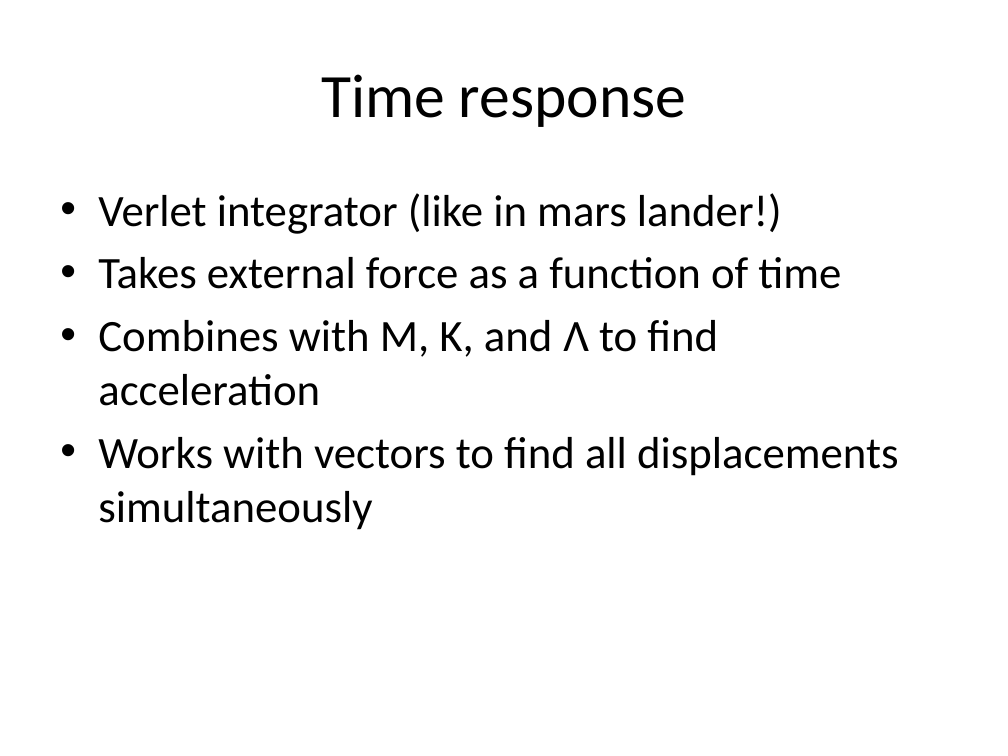
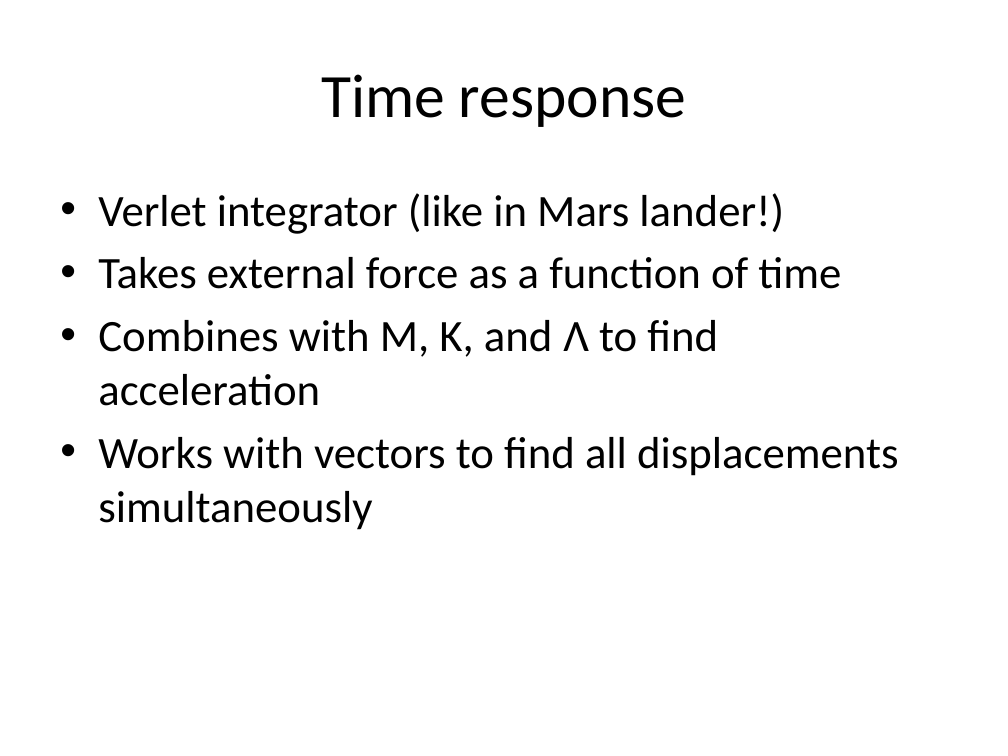
Before and after one commit to eric-wieser/cued-icw, a slide deck: slide 5 of powerpoint.pptx. Drawn at 1008x756 pixels with LibreOffice and Linux fonts; fonts in the diff are those of the drawing. Boxes give left, top, right and bottom in pixels: in the first picture for what was removed or moved away, otherwise in the second. Text is boxed around its words. In the diff, an @@ line names an element or a change of style, - is before the commit and + after.

```diff
--- a/powerpoint.pptx
+++ b/powerpoint.pptx
@@ text at bbox=[98, 193, 784, 234]: text changed @@
-• Verlet integrator (like in mars lander!)
+• Verlet integrator (like in Mars lander!)
```
Also in this commit, not shown: 5 other slides changed, 8 slides added, 2 slides removed.
